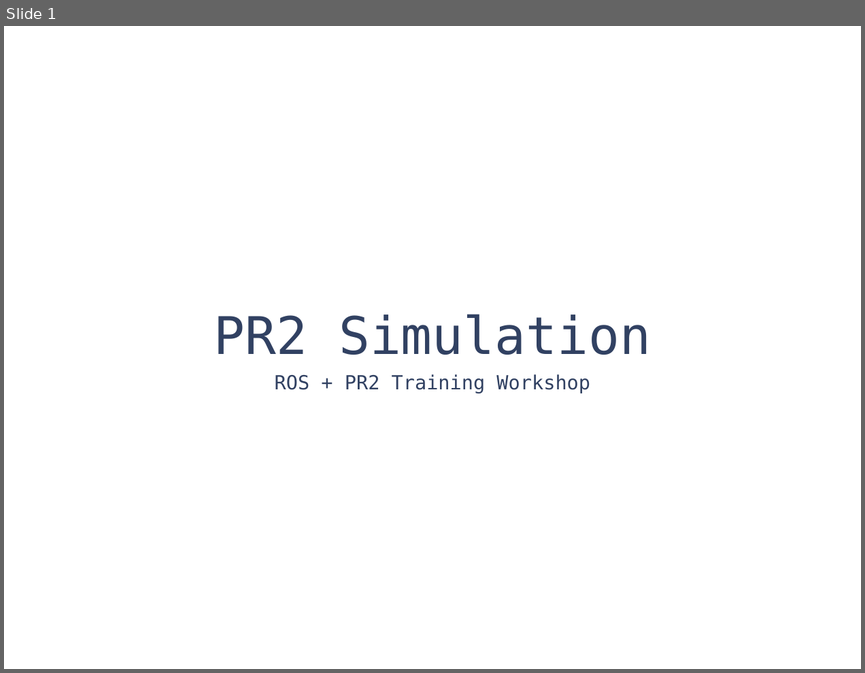
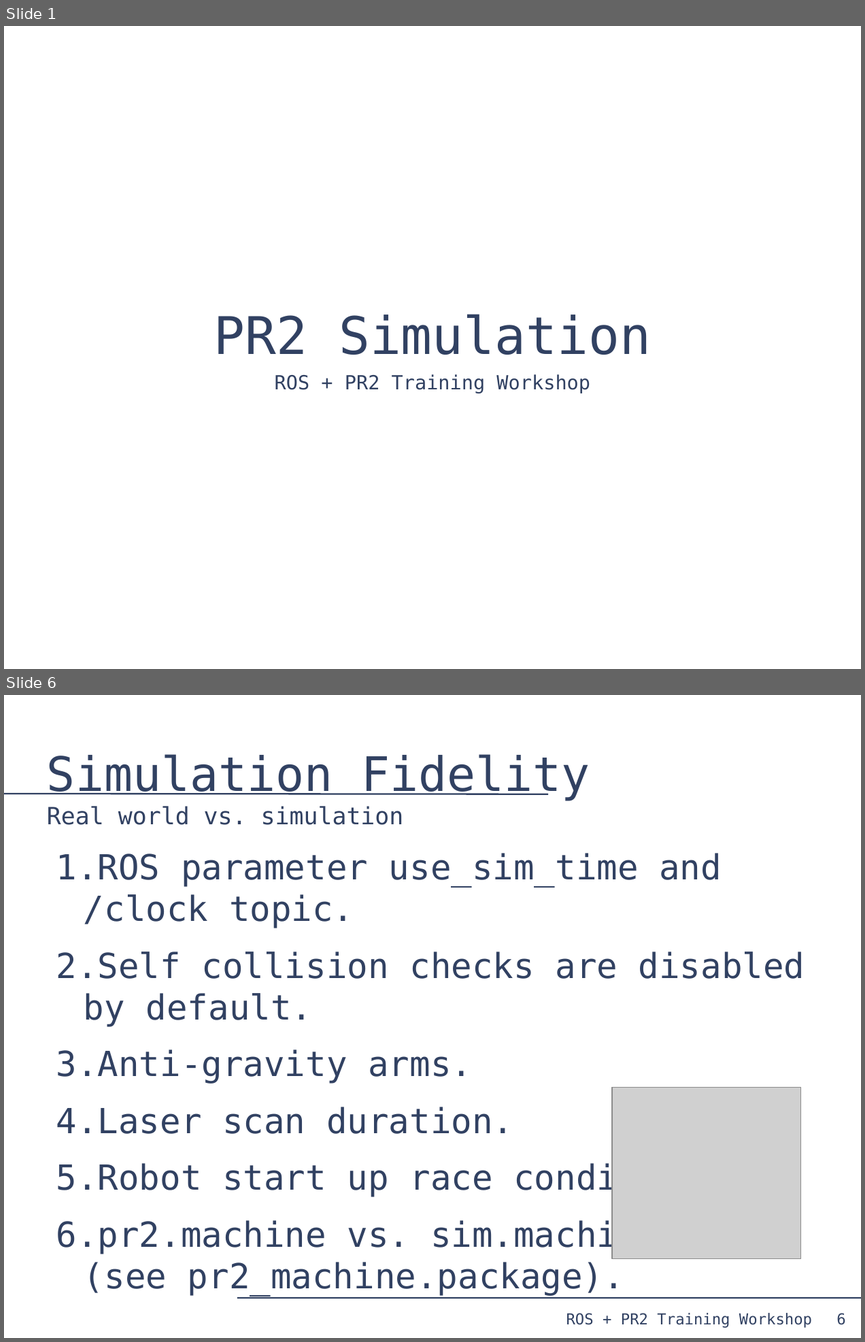
Before and after one commit to PR2/pr2_docs, a slide deck: pr2_training_workshop/simulation/simulation_training_workshop.odp. Shown one above the other, each under a label of ours: slide 1 before the commit, slides 1 and 6 after it; the slides between them are not shown. The pictures are 865x673 and 865x1342 pixels, drawn with LibreOffice and Linux fonts; fonts in the diff are those of the drawing; grey boxes stand for pictures. Boxes give left, top, right and bottom in pixels: in the first picture for what was removed or moved away, otherwise in the second. Text is boxed around its words. In the diff, an @@ line names an element or a change of style, - is before the commit and + after.

```diff
--- a/pr2_training_workshop/simulation/simulation_training_workshop.odp
+++ b/pr2_training_workshop/simulation/simulation_training_workshop.odp
@@ slide 6 added at (4, 695, 861, 1338), background #FFFFFF @@
@@ title added at (47, 754, 589, 825), 22 pt, text #314162 @@
+Simulation Fidelity
+Real world vs. simulation
@@ line added from (4, 794) to (548, 794), #314162 1.45 pt @@
@@ text added at (56, 853, 805, 1295), 32 pt, text #314162 @@
+1. ROS parameter use_sim_time and /clock topic.
+2. Self collision checks are disabled by default.
+3. Anti-gravity arms.
+4. Laser scan duration.
+5. Robot start up race conditions.
+6. pr2.machine vs. sim.machine
+   (see pr2_machine.package).
@@ picture added at (612, 1087, 801, 1259) @@
@@ line added from (237, 1297) to (861, 1297), #314162 1.45 pt @@
@@ text added at (566, 1312, 812, 1327), 14 pt, text #314162 @@
+ROS + PR2 Training Workshop
@@ page number added at (836, 1312, 845, 1325), 14 pt, text #314162 @@
+6
```
Also in this commit, not shown: 7 other slides added, 32 slides removed, 3 other files.
